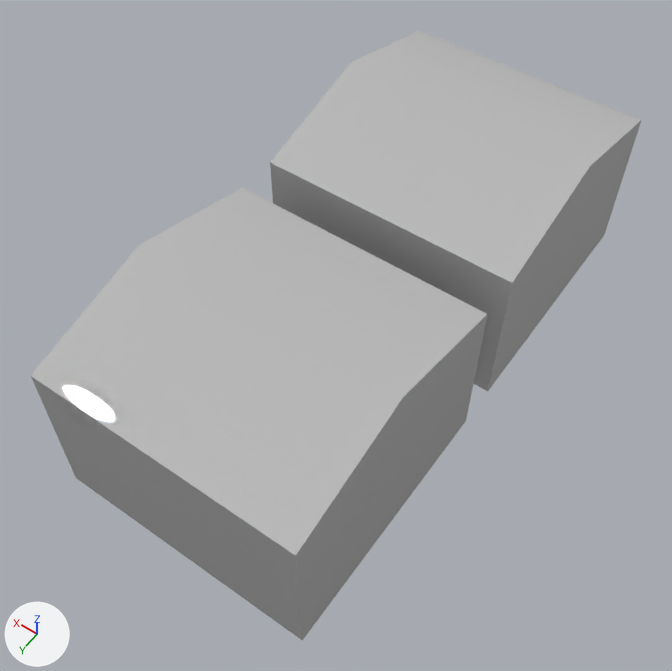
The glTF model public/models/env_bld_residential_normal.glb: old version first, new version second.
The view is the same before and after, from a camera (50 mm lens) standing at (-0.00311, 0.00641, 0.00657) and looking at (0.00002, 0.00203, -0.00032). The axes (+X, +Y, +Z) are drawn at lower left. The lights are the same throughout. The first picture is the older version. Where no turn or scale is listed for an object, it has been applied to the vertices.

Names of what the first picture shows: 'env_bld_residential_normal'.
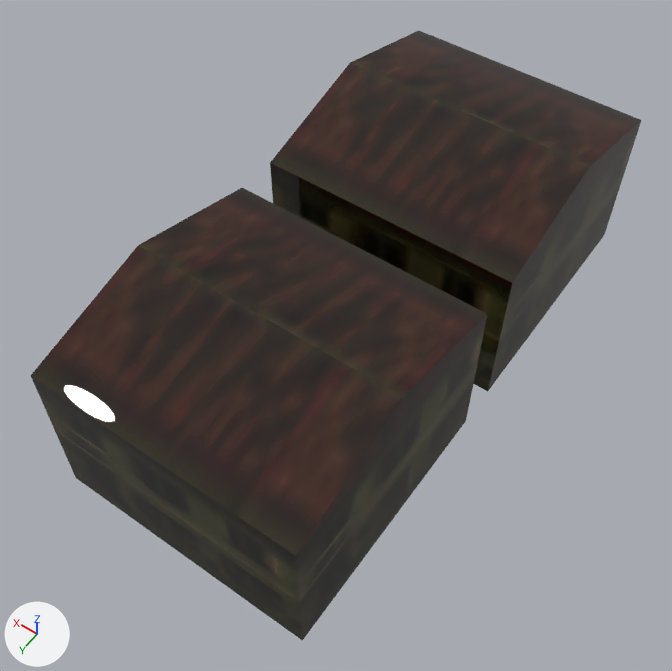
The newer file is also rescaled (x4.774), turned or shifted as a whole; pictures and numbers use the older file's frame.

Edits to the bpy script that builds the scene:
```text
Add img_building3_pngbasecolortexture_png:
    img_building3_pngbasecolortexture_png = load_image('building3_pngbasecolortexture.png', '_unpacked/building3_pngbasecolortexture.png', 64, 32, 'sRGB')
Add mat_building3_png:
    mat_building3_png = bpy.data.materials.new('building3_png')
    # uses the picture img_building3_pngbasecolortexture_png
Change me_env_bld_residential_normal:
    where me_env_bld_residential_normal.from_pydata(...)  # 24 vertices, 28 faces; spans x -0.0013..0.0013, y -0.00131..0.00435, z -0.00098..0.00098
    remove me_env_bld_residential_normal.materials.append(mat_export_uv_mat)  # grey #bcbcbc
    add me_env_bld_residential_normal.materials.append(mat_building3_png)
```

Location of each change, (x1, y1, x2, y2) in pixels of the pictures (672 x 671 px):
'env_bld_residential_normal', recoloured (darker)
    both: (31, 31, 641, 640)
